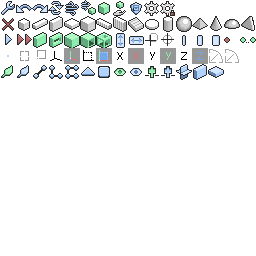
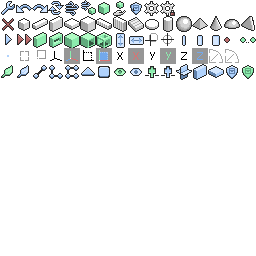
Layers edited between the first and the second 256×256 image:
painted on "icons.png" over <box>226,65,254,79</box>
